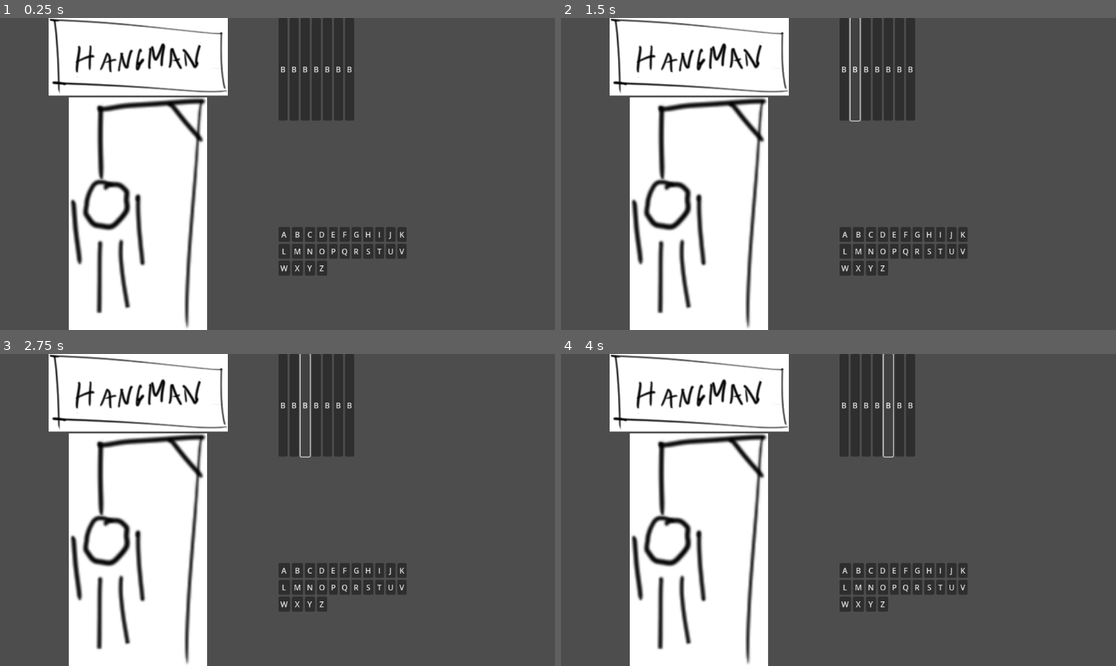
Above: before the commit, frames 1-4 (two rows, left to right).
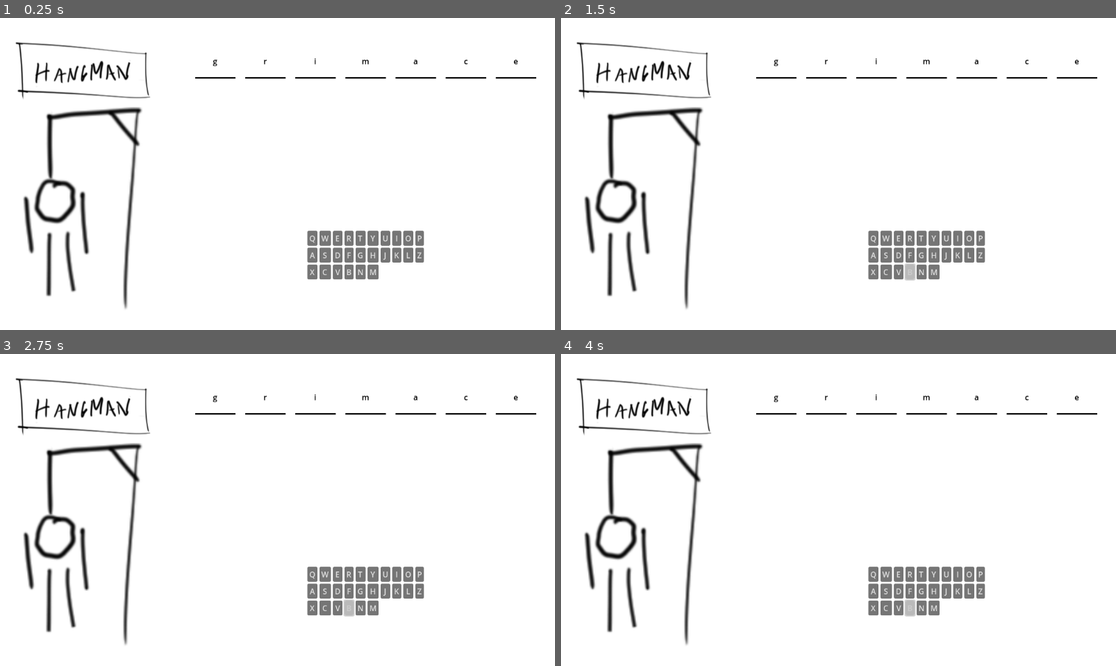
Above: after the commit, the same moments.

Repository: mkangjazz/godot_hangman
Game: Godot game, scene res://scenes/root.tscn
Two runs of this game, one before a commit and one after it. Both use one fixed random seed, a clock stepped at 60 frames per second and the inputs below.
Inputs (mouse positions are in pixels of both pictures, inside the frame that each line leads up to):
- Up to frame 1 (0.25 s): no input
- Up to frame 2 (1.5 s): click "B" at 0.5 s; click (855, 67) at 1.25 s, where only the run before the commit has a clickable "B"
- Up to frame 3 (2.75 s): click (305, 403) at 2 s, where only the run before the commit has a clickable "B"
- Up to frame 4 (4 s): click (877, 403) at 2.75 s, where only the run before the commit has a clickable "B"; click (888, 403) at 3.5 s, where only the run before the commit has a clickable "B"

The runs differ from the first frame. In frame 1, 79% of the frame differs, in the area x 0-100%, y 0-100%; in frame 2, 79%; in frame 3, 79%; in frame 4, 79%.

Commit message:
set up blank spaces and containers

Diff:
--- a/hangman/scenes/blank_space.tscn
+++ b/hangman/scenes/blank_space.tscn
@@ -3,24 +3,27 @@
 [ext_resource type="Script" path="res://scripts/blank_space.gd" id="1_hc242"]
 [ext_resource type="Texture2D" uid="uid://x70ny0rul0tw" path="res://assets/blank_space.png" id="2_45l16"]
 
-[node name="BlankSpace" type="Node2D"]
-script = ExtResource("1_hc242")
-
-[node name="Control" type="Control" parent="."]
-layout_mode = 3
-anchors_preset = 0
-offset_right = 32.0
-offset_bottom = 32.0
-size_flags_horizontal = 3
-size_flags_vertical = 3
-
-[node name="TextureRect" type="TextureRect" parent="Control"]
-layout_mode = 1
+[node name="BlankSpace" type="TextureRect"]
 anchors_preset = 15
 anchor_right = 1.0
 anchor_bottom = 1.0
 grow_horizontal = 2
 grow_vertical = 2
 texture = ExtResource("2_45l16")
-expand_mode = 3
-stretch_mode = 5
+script = ExtResource("1_hc242")
+
+[node name="Label" type="Label" parent="."]
+unique_name_in_owner = true
+layout_mode = 1
+anchors_preset = 14
+anchor_top = 0.5
+anchor_right = 1.0
+anchor_bottom = 0.5
+offset_top = -164.0
+offset_bottom = 164.0
+grow_horizontal = 2
+grow_vertical = 2
+theme_override_colors/font_color = Color(0, 0, 0, 1)
+text = "?"
+horizontal_alignment = 1
+vertical_alignment = 1
--- a/hangman/scenes/root.tscn
+++ b/hangman/scenes/root.tscn
@@ -6,6 +6,15 @@
 
 [node name="Node2D" type="Node2D"]
 script = ExtResource("1_xbogm")
+
+[node name="CanvasLayer2" type="CanvasLayer" parent="."]
+
+[node name="ColorRect" type="ColorRect" parent="CanvasLayer2"]
+anchors_preset = 15
+anchor_right = 1.0
+anchor_bottom = 1.0
+grow_horizontal = 2
+grow_vertical = 2
 
 [node name="CanvasLayer" type="CanvasLayer" parent="."]
 
@@ -24,38 +33,59 @@
 layout_mode = 2
 metadata/_edit_use_anchors_ = true
 
-[node name="VBoxContainer" type="VBoxContainer" parent="CanvasLayer/MarginContainer/HBoxContainer"]
+[node name="MarginContainer" type="MarginContainer" parent="CanvasLayer/MarginContainer/HBoxContainer"]
+clip_contents = true
+layout_mode = 2
+size_flags_vertical = 3
+theme_override_constants/margin_left = 40
+theme_override_constants/margin_top = 40
+theme_override_constants/margin_right = 40
+theme_override_constants/margin_bottom = 40
+
+[node name="VBoxContainer" type="VBoxContainer" parent="CanvasLayer/MarginContainer/HBoxContainer/MarginContainer"]
 layout_mode = 2
 size_flags_horizontal = 3
 
-[node name="Logo" type="TextureRect" parent="CanvasLayer/MarginContainer/HBoxContainer/VBoxContainer"]
+[node name="Logo" type="TextureRect" parent="CanvasLayer/MarginContainer/HBoxContainer/MarginContainer/VBoxContainer"]
 layout_mode = 2
 size_flags_vertical = 3
 texture = ExtResource("2_pdqqn")
 stretch_mode = 5
 
-[node name="Stage" type="TextureRect" parent="CanvasLayer/MarginContainer/HBoxContainer/VBoxContainer"]
+[node name="Stage" type="TextureRect" parent="CanvasLayer/MarginContainer/HBoxContainer/MarginContainer/VBoxContainer"]
 layout_mode = 2
 size_flags_vertical = 3
 size_flags_stretch_ratio = 3.0
 texture = ExtResource("3_rdbgv")
 stretch_mode = 5
 
-[node name="VBoxContainer2" type="VBoxContainer" parent="CanvasLayer/MarginContainer/HBoxContainer"]
+[node name="MarginContainer2" type="MarginContainer" parent="CanvasLayer/MarginContainer/HBoxContainer"]
+layout_mode = 2
+size_flags_horizontal = 3
+theme_override_constants/margin_left = 40
+theme_override_constants/margin_top = 40
+theme_override_constants/margin_right = 40
+theme_override_constants/margin_bottom = 40
+
+[node name="VBoxContainer2" type="VBoxContainer" parent="CanvasLayer/MarginContainer/HBoxContainer/MarginContainer2"]
 layout_mode = 2
 size_flags_horizontal = 3
 
-[node name="BlankSpaces" type="HBoxContainer" parent="CanvasLayer/MarginContainer/HBoxContainer/VBoxContainer2"]
+[node name="BlankSpaces" type="HBoxContainer" parent="CanvasLayer/MarginContainer/HBoxContainer/MarginContainer2/VBoxContainer2"]
+unique_name_in_owner = true
+layout_mode = 2
+alignment = 1
+
+[node name="Incorrect" type="HBoxContainer" parent="CanvasLayer/MarginContainer/HBoxContainer/MarginContainer2/VBoxContainer2"]
+layout_mode = 2
+size_flags_vertical = 3
+
+[node name="CenterContainer" type="CenterContainer" parent="CanvasLayer/MarginContainer/HBoxContainer/MarginContainer2/VBoxContainer2"]
+layout_mode = 2
+size_flags_vertical = 3
+
+[node name="Keyboard" type="GridContainer" parent="CanvasLayer/MarginContainer/HBoxContainer/MarginContainer2/VBoxContainer2/CenterContainer"]
 unique_name_in_owner = true
 layout_mode = 2
 size_flags_vertical = 3
-
-[node name="Incorrect" type="HFlowContainer" parent="CanvasLayer/MarginContainer/HBoxContainer/VBoxContainer2"]
-layout_mode = 2
-size_flags_vertical = 3
-
-[node name="Keyboard" type="GridContainer" parent="CanvasLayer/MarginContainer/HBoxContainer/VBoxContainer2"]
-unique_name_in_owner = true
-layout_mode = 2
-size_flags_vertical = 3
-columns = 11
+columns = 10
--- a/hangman/scripts/blank_space.gd
+++ b/hangman/scripts/blank_space.gd
@@ -1,22 +1,29 @@
-extends Node2D
+extends TextureRect
 
-var isHidden:bool = true;
-var character:String = "";
+@onready var label = %Label
+
+var revealAnswer:bool = false;
+var character:String = "Z";
 
 func _ready():
 	pass
 
 func _process(delta):
+	if revealAnswer:
+		label.show()
+	else:
+		label.hide()
 	pass
 
-func hideCharacter():
-	self.isHidden = true;
+func hideAnswer():
+	self.revealAnswer = false;
 	pass
 
-func showCharacter():
-	self.isHidden = false;
+func showAnswer():
+	self.revealAnswer = true;
 	pass
 
 func setCharacter(char:String):
 	self.character = char;
+	label.text = character;
 	pass
--- a/hangman/scripts/root.gd
+++ b/hangman/scripts/root.gd
@@ -19,7 +19,8 @@
 	"stack",
 ];
 
-var allowed_string:String = "abcdefghijklmnopqrstuvwxyz";
+#var allowed_string:String = "abcdefghijklmnopqrstuvwxyz";
+var allowed_string:String = "qwertyuiopasdfghjklzxcvbnm"; # break into rows?
 var allowed_chars:Array = [];
 
 func _ready():
@@ -52,17 +53,11 @@
 	current_word = random_word;
 
 	for char in random_word:
-		var control = Button.new()
 		var space = blank_space_scene.instantiate()
+		blank_spaces_container.add_child(space)
 
 		space.setCharacter(char);
-		#control.add_child(space);
-
-		control.text = "B";
-		#blank_spaces_container.add_child(space)
-		blank_spaces_container.add_child(control)
-		print("char: ", char);
-
+		space.showAnswer();
 	pass
 
 func handle_keyboard_keypress(key:String):
@@ -81,6 +76,7 @@
 		var button = Button.new();
 		button.text = key.to_upper();
 		button.toggle_mode = true;
+		button.grow_horizontal = true
 		button.connect("pressed", handle_keyboard_keypress.bind(key))
 		keyboard_keys_container.add_child(button)
 		keyboard_keys[key] = button;
Binary file changed: hangman/assets/blank_space.png
